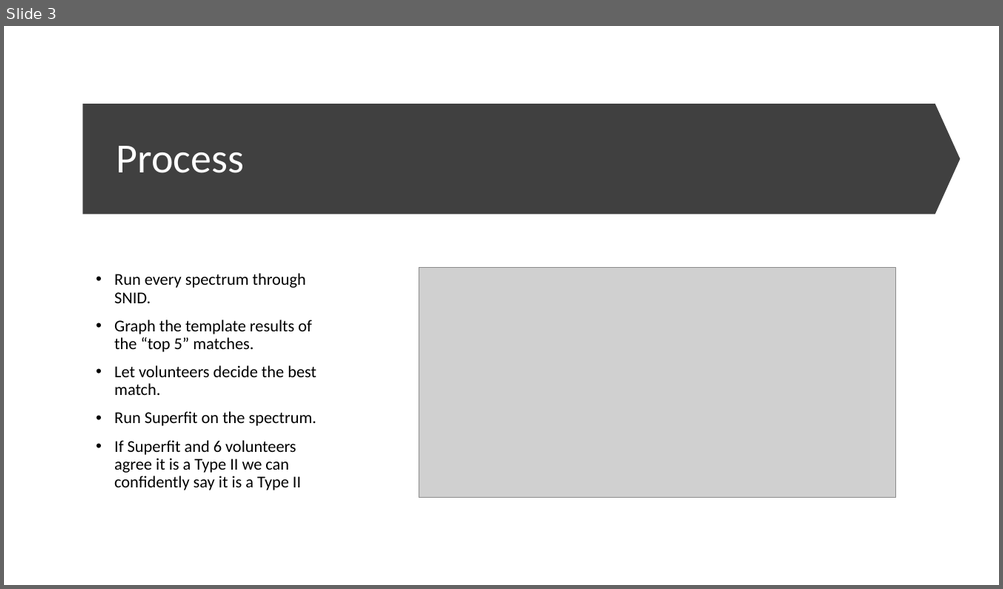
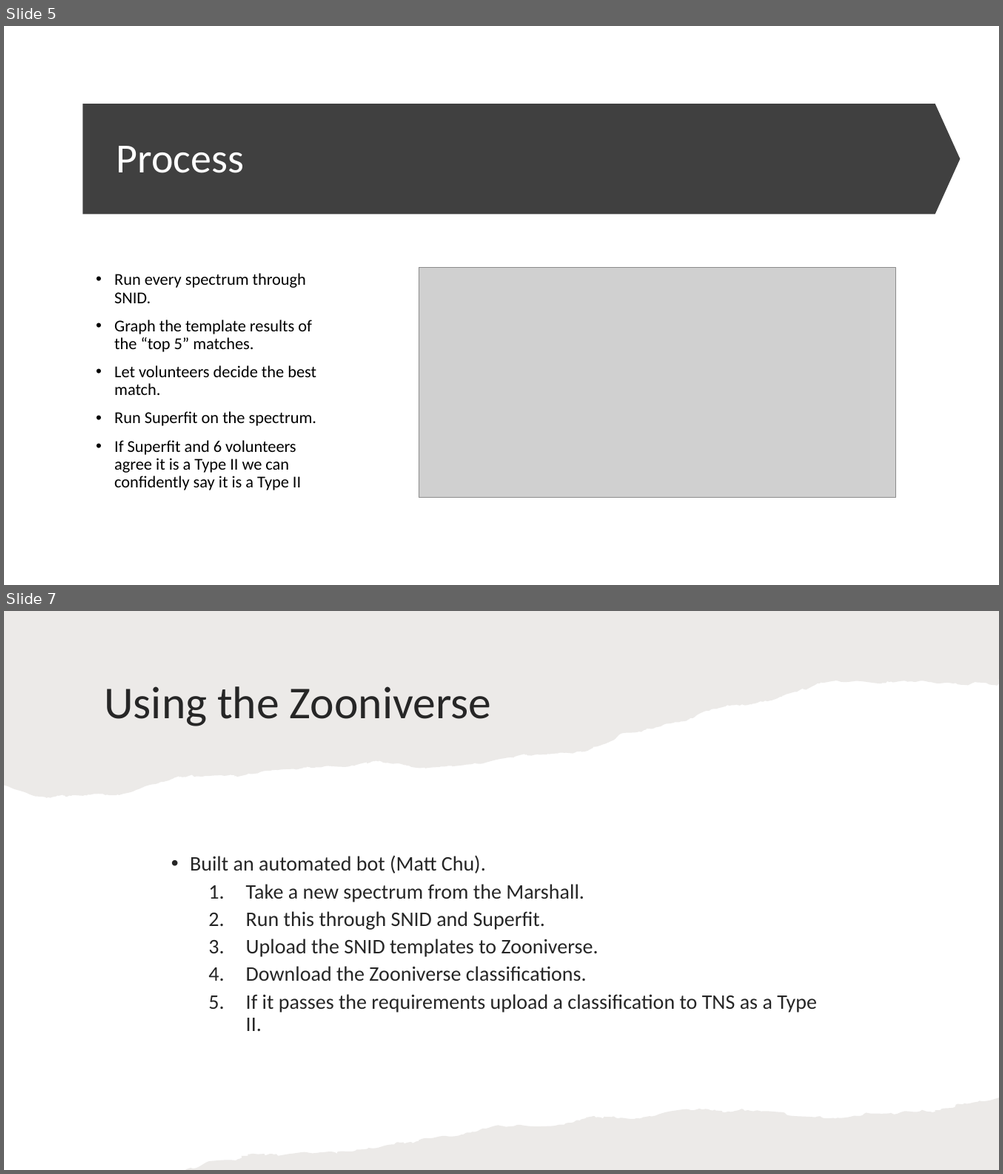
Before and after one commit to Hallflower20/supernova-spectrum-analysis, a slide deck: Presentations/Type II Update.pptx. Shown one above the other, each under a label of ours: slide 3 before the commit, slides 5 and 7 after it; the slides between them are not shown. The pictures are 1003x589 and 1003x1174 pixels, drawn with LibreOffice and Linux fonts; fonts in the diff are those of the drawing; grey boxes stand for pictures. Boxes give left, top, right and bottom in pixels: in the first picture for what was removed or moved away, otherwise in the second. Text is boxed around its words. In the diff, an @@ line names an element or a change of style, - is before the commit and + after.

```diff
--- a/Presentations/Type II Update.pptx
+++ b/Presentations/Type II Update.pptx
@@ slide 7 added at [4,611,999,1170], background #FFFFFF @@
@@ freeform shape added at [4,611,999,798], fill #82766A at 15% opacity @@
@@ title added at [104,686,491,726], 44 pt, text #262626 @@
+Using the Zooniverse
@@ text added at [190,855,817,1031], 20 pt, text #262626 @@
+• Built an automated bot (Matt Chu).
+  1. Take a new spectrum from the Marshall.
+  2. Run this through SNID and Superfit.
+  3. Upload the SNID templates to Zooniverse.
+  4. Download the Zooniverse classifications.
+  5. If it passes the requirements upload a classification to TNS as a Type II.
@@ freeform shape added at [185,1098,999,1170], fill #82766A at 15% opacity @@
@@ what was slide 3 is now slide 5 @@
```
Also in this commit, not shown: 2 slides changed, 2 other slides added, 12 other files.
